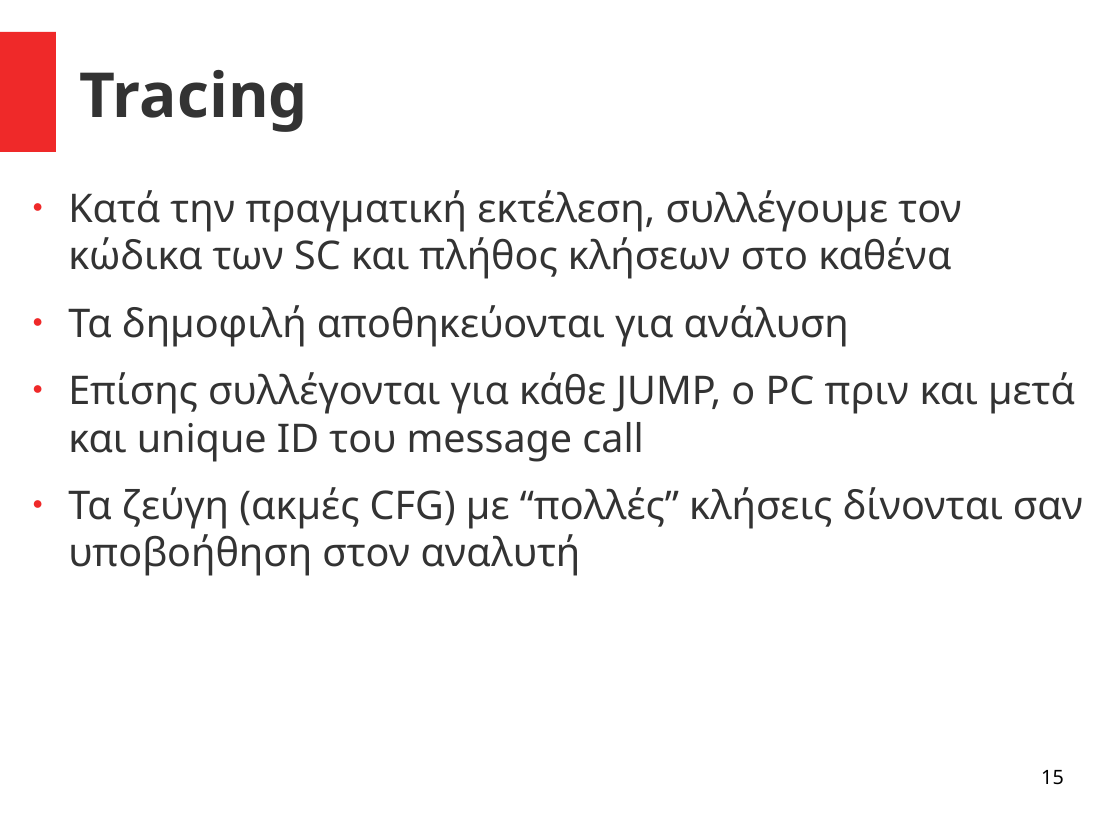
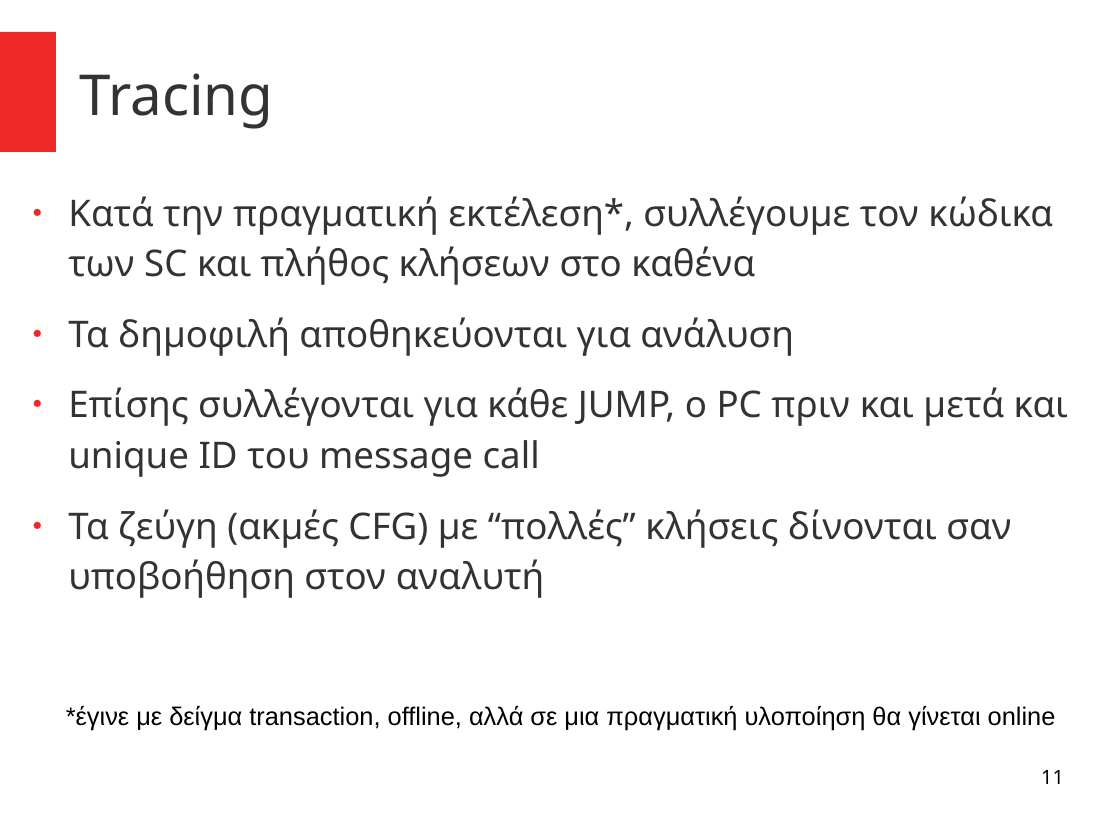
Before and after one commit to el15066/Diplomatiki, a slide deck: slide 11 of main/Presentation.odp (slide 15 before the commit). Drawn at 1120x840 pixels with LibreOffice and Linux fonts; fonts in the diff are those of the drawing. Boxes give left, top, right and bottom in pixels: in the first picture for what was removed or moved away, otherwise in the second. Text is boxed around its words. In the diff, an @@ line names an element or a change of style, - is before the commit and + after.

```diff
--- a/main/Presentation.odp
+++ b/main/Presentation.odp
@@ title "Tracing" at (80, 73, 273, 129): size 44 to 40 pt, bold off @@
@@ text at (68, 196, 1053, 285): text changed; size 28 to 26 pt @@
-● Κατά την πραγματική εκτέλεση, συλλέγουμε τον κώδικα των SC και πλήθος κλήσεων στο καθένα
+● Κατά την πραγματική εκτέλεση*, συλλέγουμε τον κώδικα των SC και πλήθος κλήσεων στο καθένα
@@ text at (68, 317, 1068, 598): size 28 to 26 pt in "Τα δημοφιλή αποθηκεύονται για ανάλυση", "Επίσης συλλέγονται για κάθε JUMP, ο PC ...", "Τα ζεύγη (ακμές CFG) με “πολλές” κλήσεις ..."; line spacing 1 to 1.15 @@
@@ text added at (66, 706, 1056, 730), 18 pt, text #000000 @@
+*έγινε με δείγμα transaction, offline, αλλά σε μια πραγματική υλοποίηση θα γίνεται online
@@ page number at (1041, 770, 1064, 784): text changed @@
-15
+11
```
Also in this commit, not shown: 16 other slides changed, 5 slides added, 19 slides removed, 1 other file.
